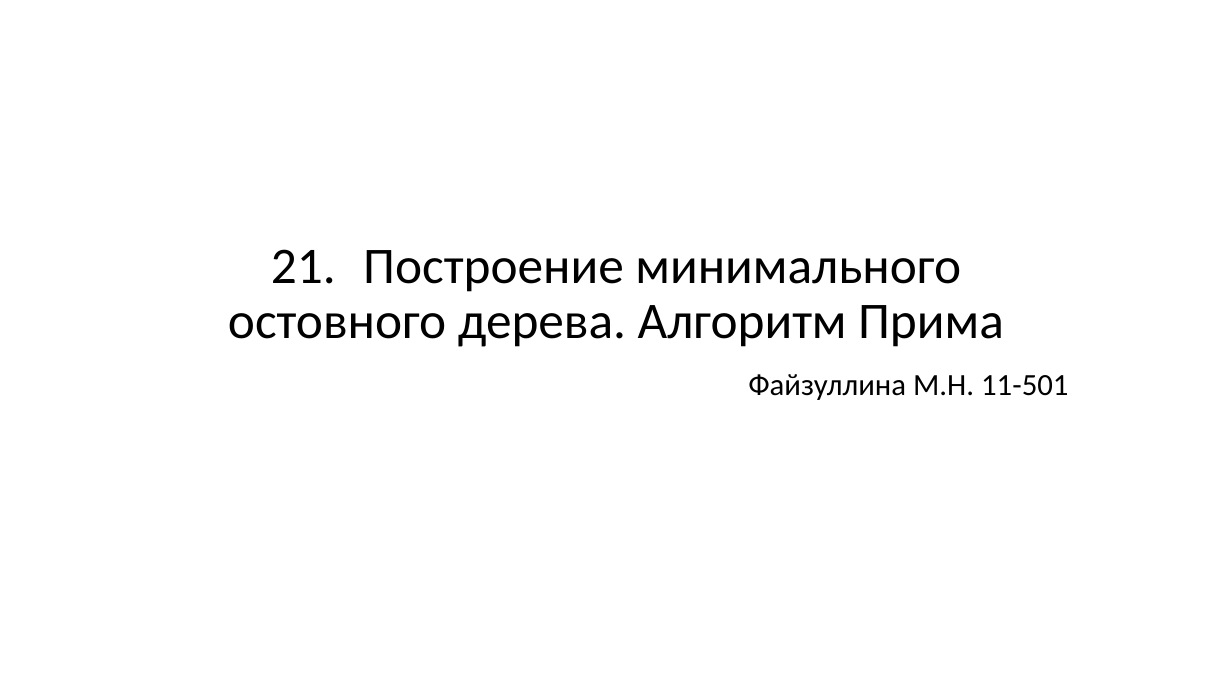
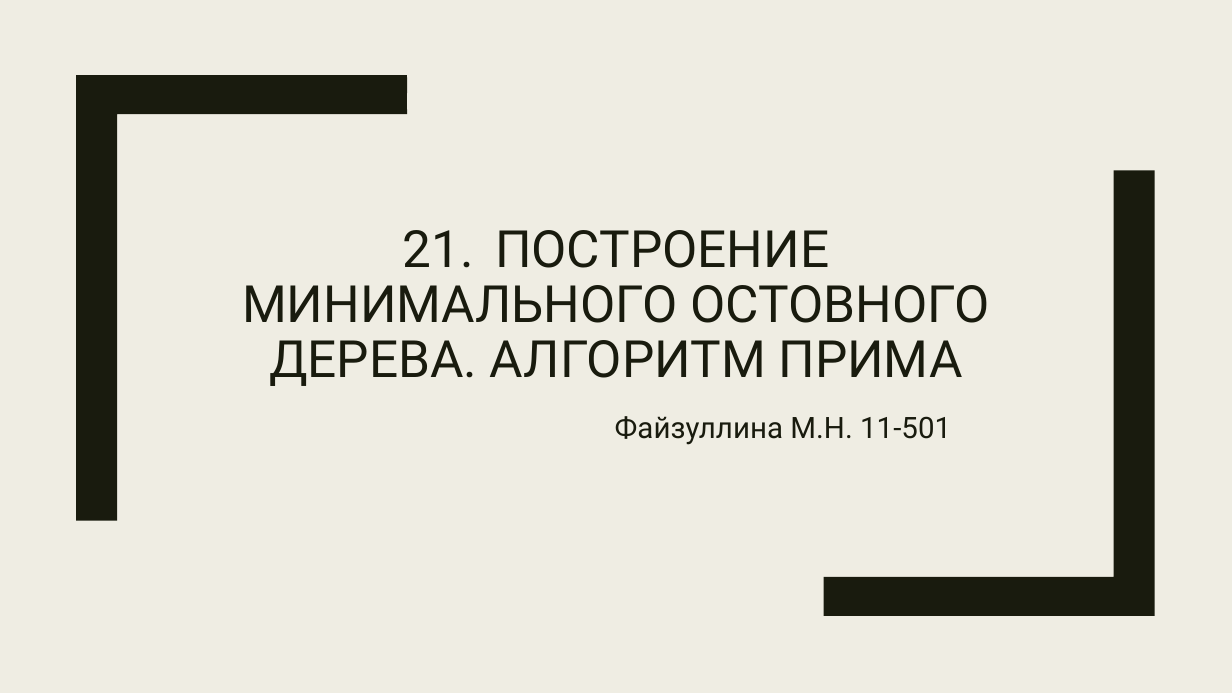
Before and after one commit to malinkies/PrimsAlgorithm, a slide deck: slide 1 of аисд.pptx. Drawn at 1232x693 pixels with LibreOffice and Linux fonts; fonts in the diff are those of the drawing. Boxes give left, top, right and bottom in pixels: in the first picture for what was removed or moved away, otherwise in the second. Text is boxed around its words. In the diff, an @@ line names an element or a change of style, - is before the commit and + after.

```diff
--- a/аисд.pptx
+++ b/аисд.pptx
@@ background #FFFFFF to #EFEDE3 @@
@@ freeform shape added at (76, 75, 407, 520), fill #191B0E @@
@@ freeform shape added at (824, 170, 1155, 616), fill #191B0E @@
@@ title at (242, 230, 990, 386): text changed; font Calibri to Roboto; text colour #000000 to #191B0E @@
-21. Построение минимального остовного дерева. Алгоритм Прима
+21. ПОСТРОЕНИЕ МИНИМАЛЬНОГО ОСТОВНОГО ДЕРЕВА. АЛГОРИТМ ПРИМА
@@ subtitle "Файзуллина М.Н. 11-501": place and size @@
-subtitle "Файзуллина М.Н. 11-501" at (748, 374, 1068, 400)
+subtitle "Файзуллина М.Н. 11-501" at (615, 416, 951, 445)
@@ subtitle "Файзуллина М.Н. 11-501" at (615, 416, 951, 445): size 24 to 23 pt, font Calibri to Roboto, text colour #000000 to #191B0E; line spacing 0.9 to 1.12; less space between paragraphs @@
```
Also in this commit, not shown: 9 other slides changed.
